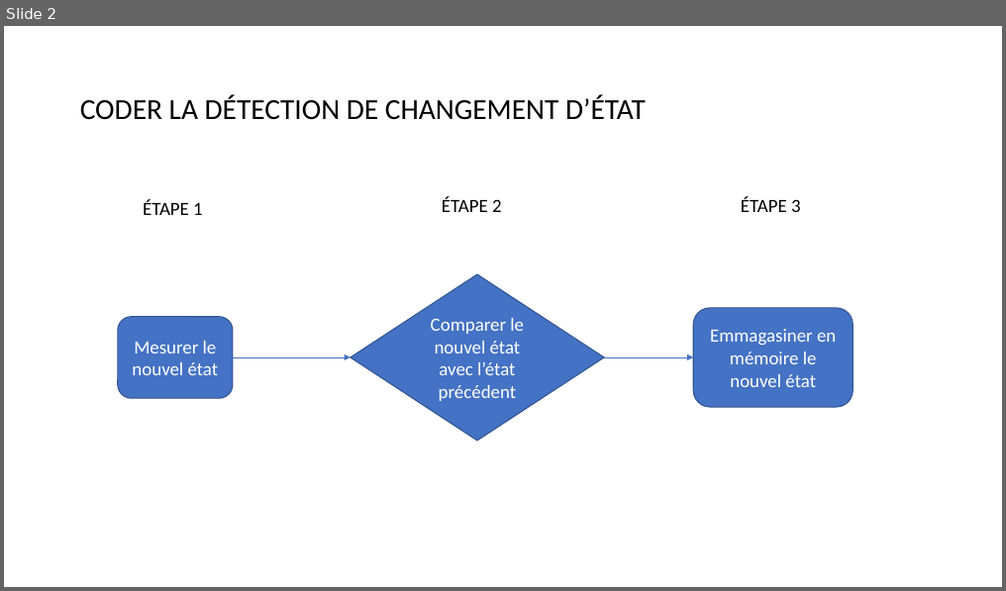
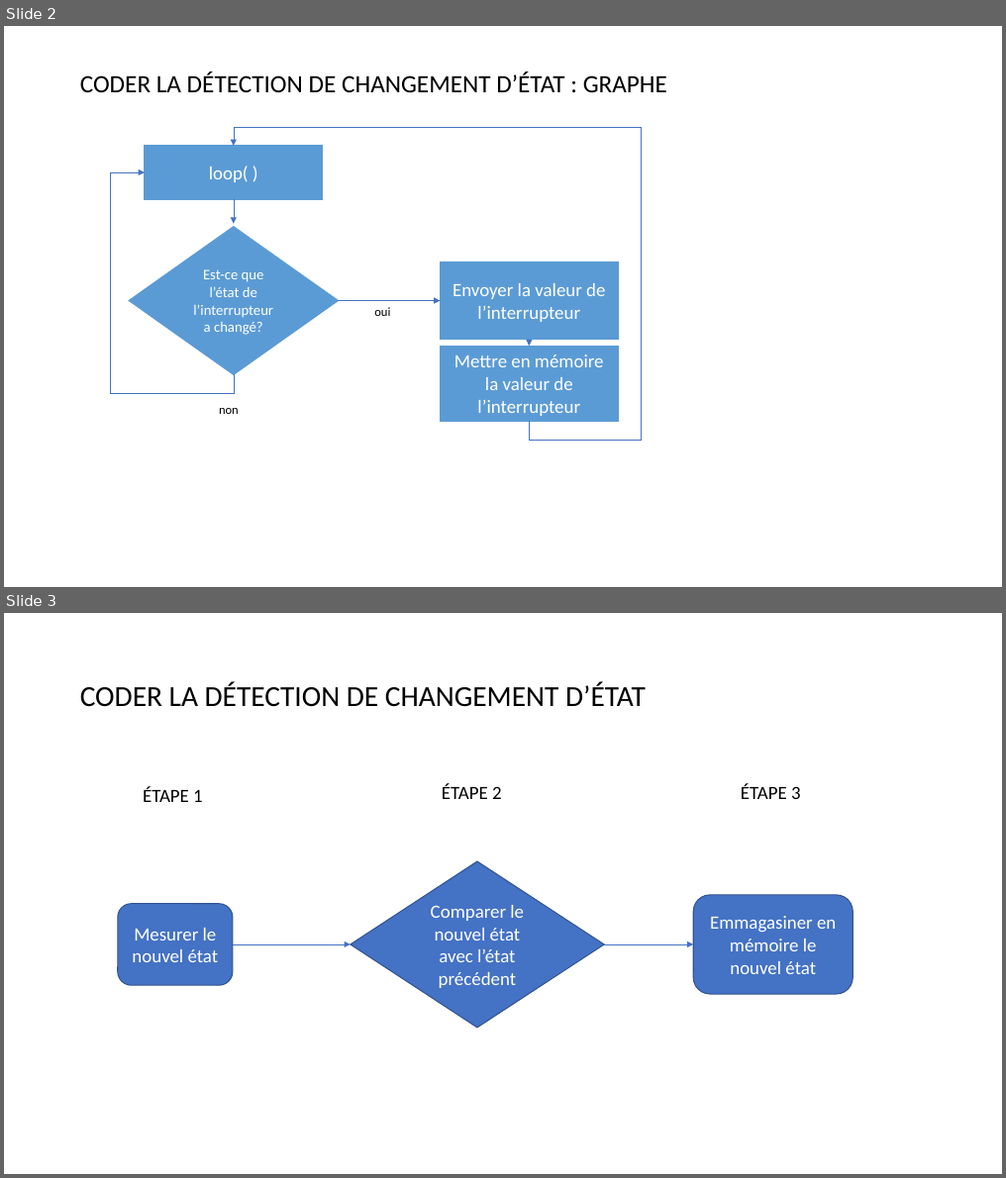
Before and after one commit to tim-montmorency/rel-electro-immersif, a slide deck: rel-electro-immersif-originals/Détecter un changement de valeur.pptx. Shown one above the other, each under a label of ours: slide 2 before the commit, slides 2 and 3 after it. The pictures are 1006x591 and 1006x1178 pixels, drawn with LibreOffice and Linux fonts; fonts in the diff are those of the drawing. Boxes give left, top, right and bottom in pixels: in the first picture for what was removed or moved away, otherwise in the second. Text is boxed around its words. In the diff, an @@ line names an element or a change of style, - is before the commit and + after.

```diff
--- a/rel-electro-immersif-originals/Détecter un changement de valeur.pptx
+++ b/rel-electro-immersif-originals/Détecter un changement de valeur.pptx
@@ slide 2 added at (4, 26, 1002, 587), background #FFFFFF @@
@@ title added at (80, 72, 667, 92), 24 pt, text #000000 @@
+CODER LA DÉTECTION DE CHANGEMENT D’ÉTAT : GRAPHE
@@ elbow arrow added from (530, 421) to (234, 146), #4472C4 0.5 pt @@
@@ elbow arrow added from (234, 374) to (145, 173), #4472C4 0.5 pt @@
@@ rectangle added at (145, 146, 323, 199), fill #5B9BD5, outline #5B9BD5 1 pt, 18 pt, text #FFFFFF @@
+loop( )
@@ arrow added from (234, 199) to (234, 224), #4472C4 0.5 pt @@
@@ diamond added at (129, 227, 339, 374), fill #5B9BD5, outline #5B9BD5 1 pt, 14 pt, text #FFFFFF @@
+Est-ce que l’état de l’interrupteur a changé?
@@ rectangle added at (441, 263, 619, 340), fill #5B9BD5, outline #5B9BD5 1 pt, 18 pt, text #FFFFFF @@
+Envoyer la valeur de l’interrupteur
@@ arrow added from (338, 301) to (441, 301), #4472C4 0.5 pt @@
@@ text added at (374, 307, 390, 316), 12 pt, text #000000 @@
+oui
@@ rectangle added at (441, 346, 619, 421), fill #5B9BD5, outline #5B9BD5 1 pt, 18 pt, text #FFFFFF @@
+Mettre en mémoire la valeur de l’interrupteur
@@ elbow arrow added from (530, 340) to (530, 346), #4472C4 0.5 pt @@
@@ text added at (219, 408, 239, 414), 12 pt, text #000000 @@
+non
@@ what was slide 2 is now slide 3 @@
```
Also in this commit, not shown: 1 slide changed, 16 other files.
